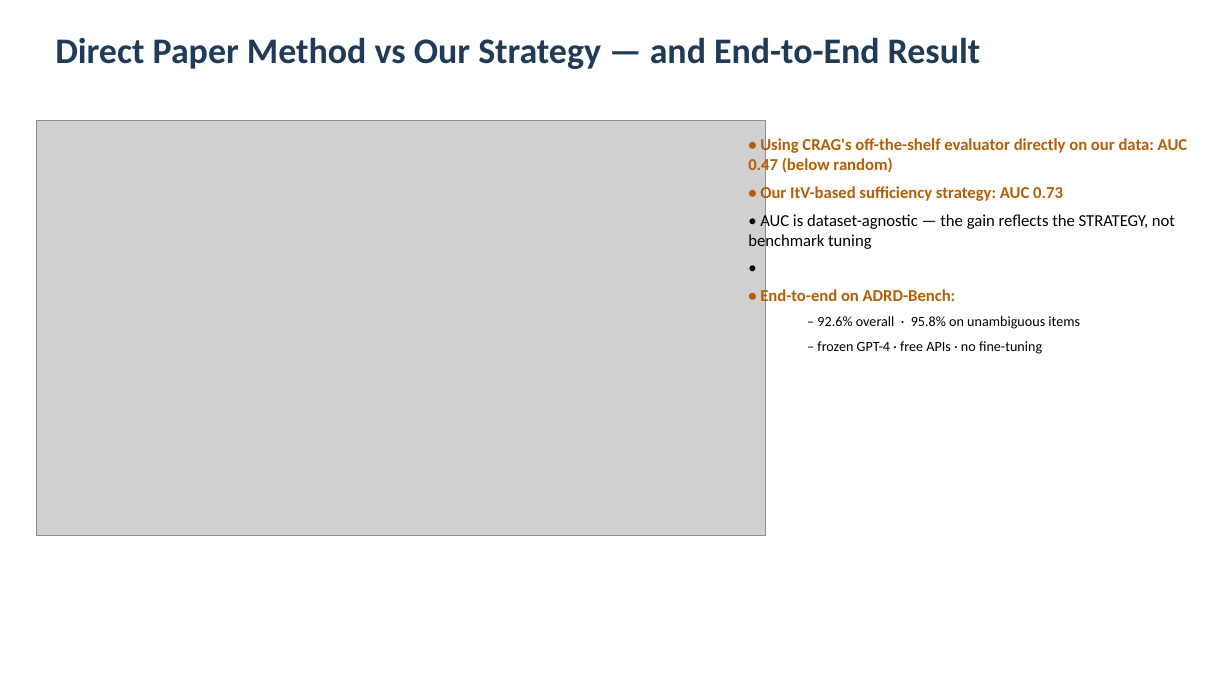
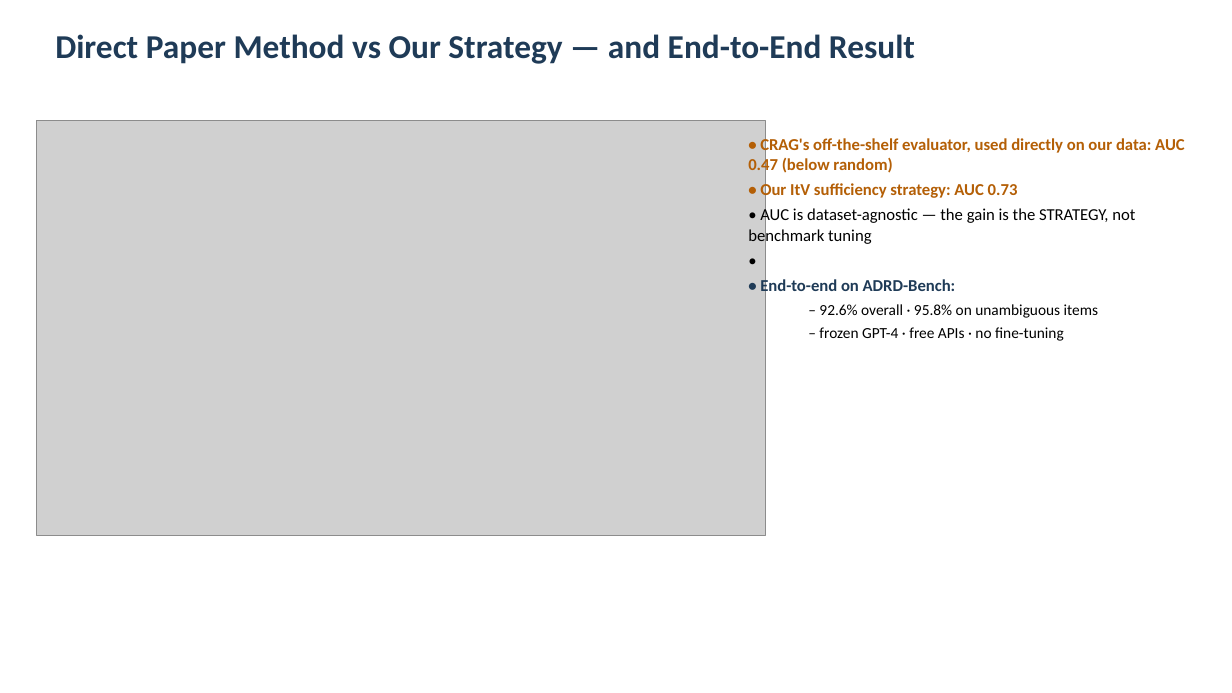
Before and after one commit to laurygeng/adrd-clinical-rag, a slide deck: slide 8 of slides/ADRD_RAG_slides.pptx (slide 5 before the commit). Drawn at 1232x693 pixels with LibreOffice and Linux fonts; fonts in the diff are those of the drawing; grey boxes stand for pictures. Boxes give left, top, right and bottom in pixels: in the first picture for what was removed or moved away, otherwise in the second. Text is boxed around its words. In the diff, an @@ line names an element or a change of style, - is before the commit and + after.

```diff
--- a/slides/ADRD_RAG_slides.pptx
+++ b/slides/ADRD_RAG_slides.pptx
@@ text "Direct Paper Method vs Our ..." at (x1=55, y1=34, x2=915, y2=64): size 28 to 26 pt @@
@@ text at (x1=748, y1=137, x2=1185, y2=245): text changed @@
-• Using CRAG's off-the-shelf evaluator directly on our data: AUC 0.47 (below random)
-• Our ItV-based sufficiency strategy: AUC 0.73
-• AUC is dataset-agnostic — the gain reflects the STRATEGY, not benchmark tuning
+• CRAG's off-the-shelf evaluator, used directly on our data: AUC 0.47 (below random)
+• Our ItV sufficiency strategy: AUC 0.73
+• AUC is dataset-agnostic — the gain is the STRATEGY, not benchmark tuning
@@ text at (x1=760, y1=277, x2=1098, y2=341): text colour #B45F06 to #1F3B57 in "• End-to-end on ADRD-Bench:"; size 11 to 12 pt in "– 92.6% overall · 95.8% on unambiguous ...", "– frozen GPT-4 · free APIs · ..."; less space between paragraphs @@
```
Also in this commit, not shown: 2 other slides changed, 5 slides added, 2 slides removed.
